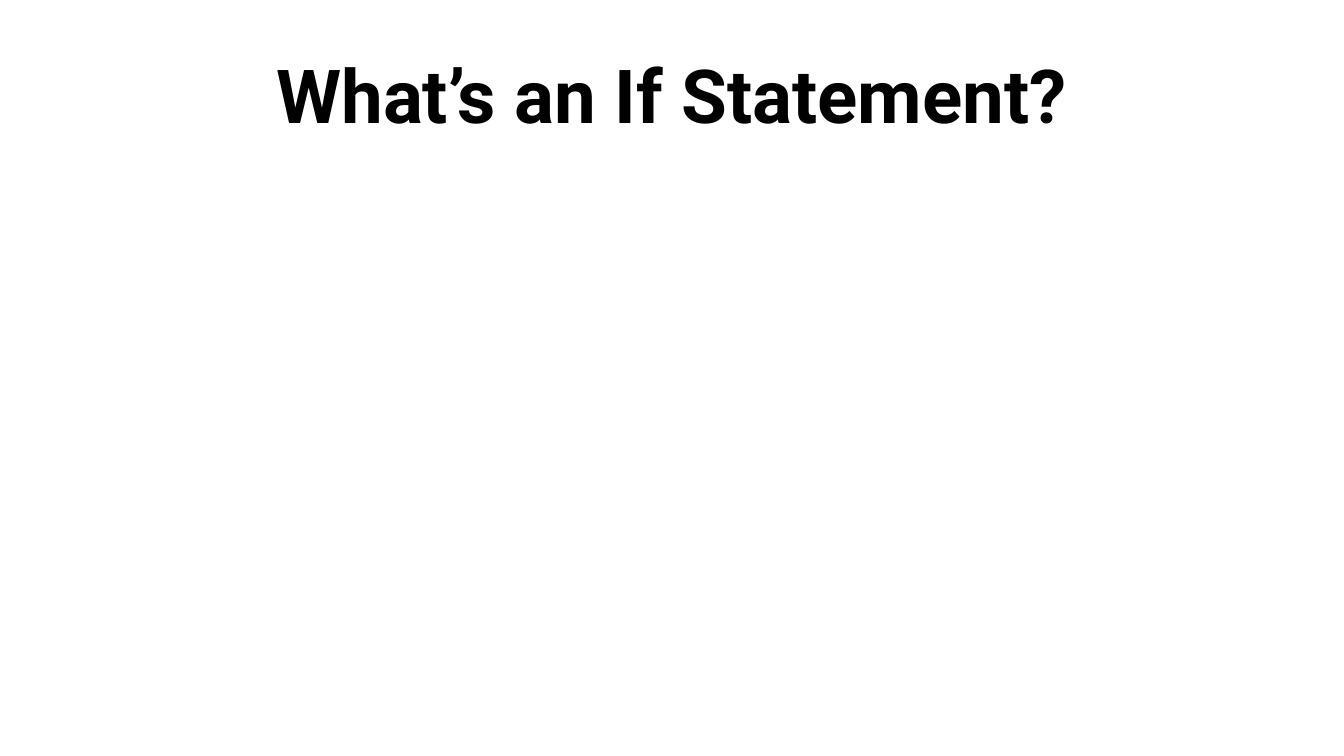
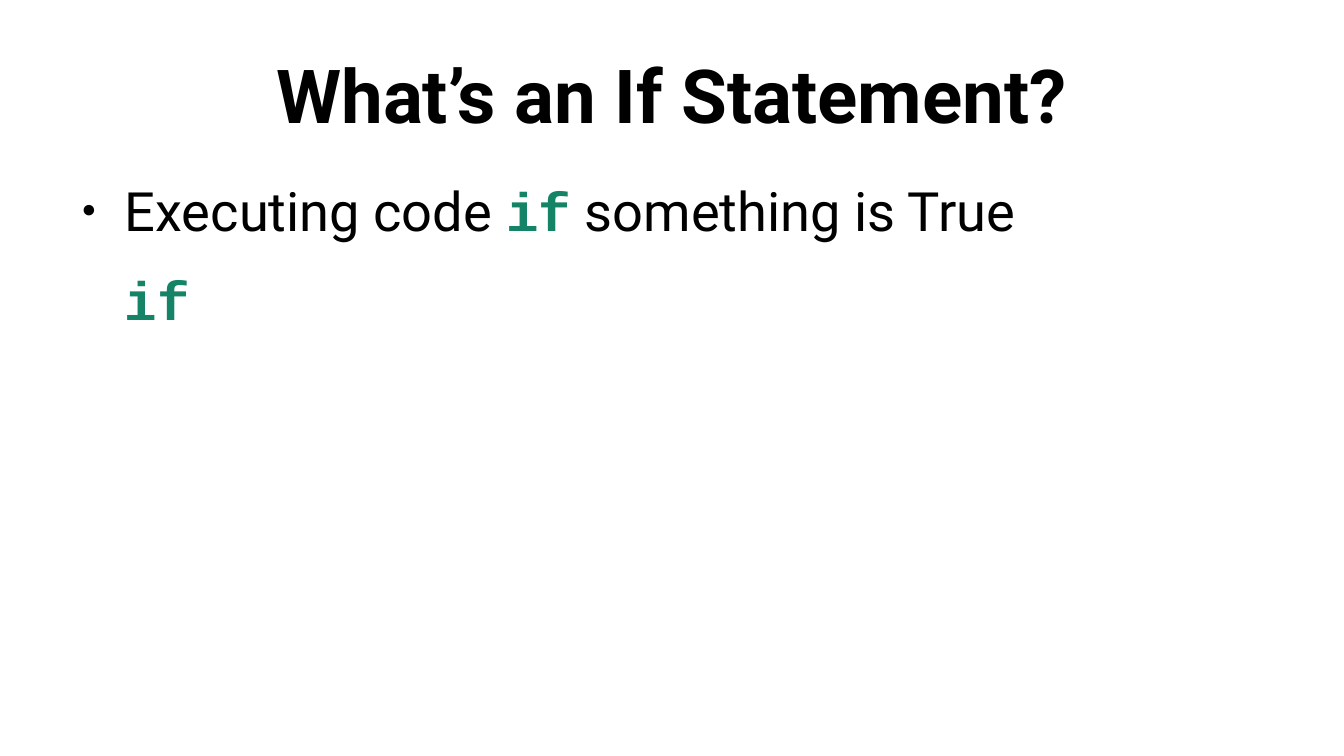
Before and after one commit to SlithyMatt/python-tutorial, a slide deck: slide 8 of lesson2/python101_lesson2_slides.odp. Drawn at 1344x756 pixels with LibreOffice and Linux fonts; fonts in the diff are those of the drawing. Boxes give left, top, right and bottom in pixels: in the first picture for what was removed or moved away, otherwise in the second. Text is boxed around its words. In the diff, an @@ line names an element or a change of style, - is before the commit and + after.

```diff
--- a/lesson2/python101_lesson2_slides.odp
+++ b/lesson2/python101_lesson2_slides.odp
@@ text added at box(125, 190, 1015, 320), 32 pt, text #000000 @@
+● Executing code if something is True
+if
```
Also in this commit, not shown: 5 other slides changed, 7 slides added, 1 slide removed, 2 other files.
